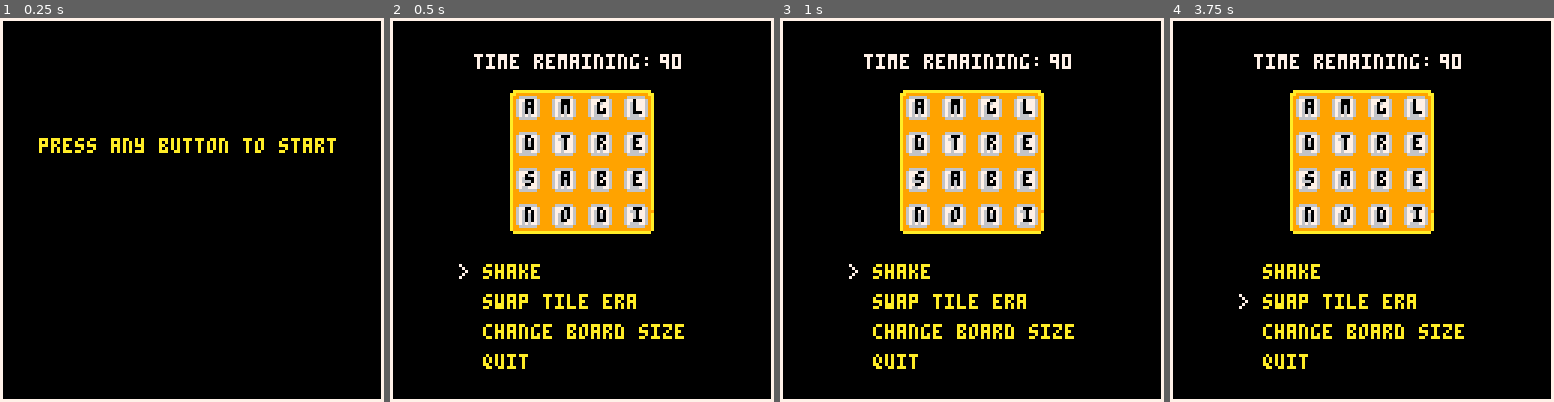
Above: before the commit, frames 1-4 (left to right).
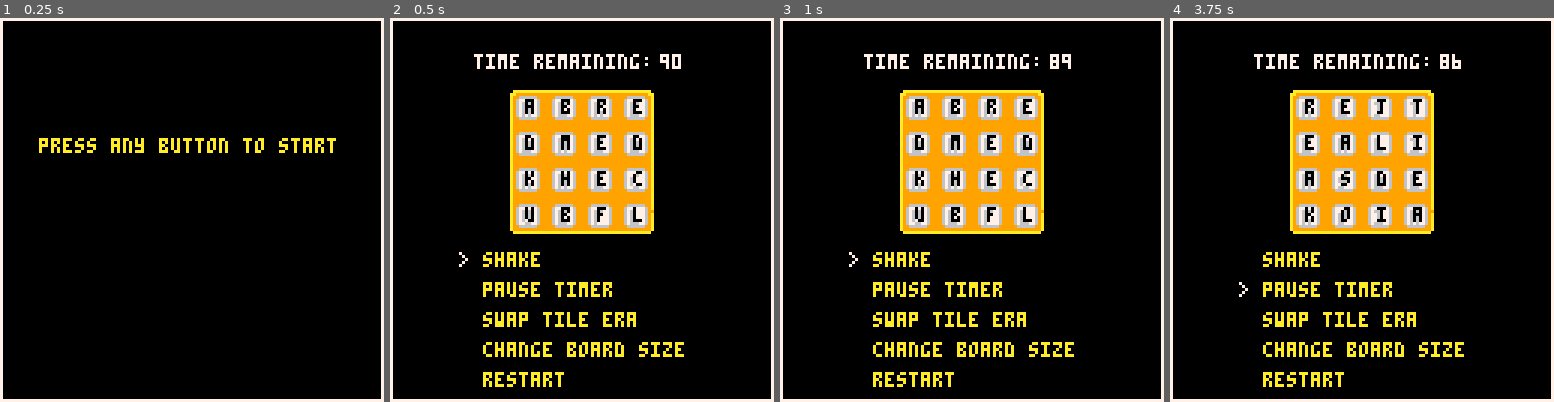
Above: after the commit, the same moments.

Repository: OscarDalby/poggle
Game: PICO-8 cartridge main.p8
Same seed, same stepped clock (60 frames per second), same inputs: the game is played once before the commit and once after it.
Inputs:
- Up to frame 1 (0.25 s): no input
- Up to frame 2 (0.5 s): tap X (X key) at 0.33 s
- Up to frame 3 (1 s): tap O (Z key) at 0.7 s
- Up to frame 4 (3.75 s): tap X (X key) at 1.07, 1.85, 2.97 s; hold Right 1.6-2.1 s; hold P2 Left 1.6-2.1 s; tap O (Z key) every 0.4 s from 1.7 to 3.7 s; hold Up 2.15-2.42 s; hold P2 Down 2.15-2.42 s; hold Right 2.47-3.03 s; hold P2 Left 2.47-3.03 s; hold Left 3.08-3.58 s; hold P2 Right 3.08-3.58 s; hold Down from 3.63 s (still down); hold P2 Up from 3.63 s (still down)

Frame 1 is identical in both runs. In frame 2, 5.2% of the frame differs, in the area x 17-77%, y 21-97%; in frame 3, 5.2%; in frame 4, 5.4%, in the area x 17-77%, y 9-97%.

Commit message:
shake/restart time/restart both

Diff:
--- a/main.p8
+++ b/main.p8
@@ -8,8 +8,11 @@
 -- state
 local game_running = false
 local start_menu = true
-local timer = 90
+local timer_counting = true
+local timer = (90*30)+10
 local cam={x=0,y=0}
+local current_tileset
+local tile_config={}
 
 
 local tiles_4x4_classic = {
@@ -49,102 +52,23 @@
     {2, 9, 6, 15, 18, 24}
 }
 
-
-local core = {
-    cursor_pos = 1,
-    action_options={"shake", "swap tile era", "change board size", "quit"},
-    action_option_function_mapping={"shake", "change_tileset", "change_board_size", "quit"},
-    action_option_map={},
-    action_timeout=2,
-    shake=function(self)
-    end,
-    change_tileset=function(self)
-    end,
-    change_board_size=function(self)
-    end,
-    quit=function(self)
-    end,
-    resume=function(self)
-        log("resumed")
-        start_menu = false
-        game_running = true
-    end,
-    draw_options=function(self)
-        local text_x = cam.x+(CONFIG.SCREEN_WIDTH - 64) / 2
-        local start_y=72
-        local step_y = 10
-        print(">",  text_x - 8, start_y+(self.cursor_pos*10), 7)
-        local i = 1
-        for option in all(self.action_options) do
-            print(option, text_x, start_y+(i*10), 10)
-            i+=1
-        end
-    end,
-    draw_timer=function(self)
-        local time_remaining_text = "time remaining:"
-        local start_x=28
-        local start_y=12
-        local color=7
-        print(time_remaining_text, start_x, start_y, color)
-        print(tostr(timer), start_x+2+(4*#time_remaining_text), start_y, color)
-    end,
-    draw=function(self)
-        if start_menu then
-            local text = "press any button to start"
-            spr(64,60,70)
-            print(text, cam.x+(CONFIG.SCREEN_WIDTH - #text * 4) / 2, 40, 10)
-        else
-            self:draw_options()
-            self:draw_timer()
-        end
-    end,
-    update=function(self)
-        if start_menu then return end
-        if btnp(2,1) then
-            local function_name = self.action_option_function_mapping[self.cursor_pos]
-            local function_to_call = self[function_name]
-            function_to_call(self)
-        end
-
-        if btnp(2) then
-            if self.cursor_pos > 1 then
-                self.cursor_pos -=1
-            end
-        end
-        if btnp(3) then
-            if self.cursor_pos < #self.action_options then
-                self.cursor_pos +=1
-            end
-        end
-    end
-}
-
-local ui = {
-  init=function(self)
-  end,
-  update=function(self)
-  end,
-  draw=function(self)
-  end
-}
-
-
-
-local board={
+board={
     tiles={},
-    tile_config={},
     rows=4,
     cols=4,
     cube_spr=1,
     board_offset_x=30,
     board_offset_y=14,
     shake=function(self)
-        for cube in all(self.tiles) do
-            add(self.tile_config, cube[flr(rnd(5) + 1)])
+        shuffle_arr(current_tileset)
+        tile_config={}
+        for cube in all(current_tileset) do
+            local new_cube_val=cube[flr(rnd(5) + 1)]
+            add(tile_config, new_cube_val)
         end
     end,
     init=function(self)
-        self.tiles=tiles_4x4_new
+        current_tileset=tiles_4x4_new
         self:shake()
     end,
     update=function(self)
@@ -155,7 +79,7 @@
         local shadow_color=6
         for j = 1, self.rows do
             for i = 1, self.cols do
-                local tile = self.tile_config[index]
+                local tile = tile_config[index]
                 spr(1,i*12 - 48+self.board_offset_x,j*12+self.board_offset_y,7,1,1)
                 print(alphabet(tile),(i*12)+2+self.board_offset_x,(j*12)+2+self.board_offset_y, shadow_color)
                 print(alphabet(tile),(i*12)+3+self.board_offset_x,(j*12)+1+self.board_offset_y, color)
@@ -223,6 +147,108 @@
 }
 
 
+local core = {
+    cursor_pos = 1,
+    action_options={"shake","pause timer", "swap tile era", "change board size", "restart"},
+    action_option_function_mapping={"shake","start_pause_timer", "change_tileset", "change_board_size", "restart"},
+    action_option_map={},
+    action_timeout=2,
+    shake=function(self)
+        board:shake()
+    end,
+    start_pause_timer=function(self)
+        if timer_counting then
+            timer_counting=false
+            self.action_options[2]="resume timer"
+        else
+            timer_counting=true
+            self.action_options[2]="pause timer"
+        end
+    end,
+    change_tileset=function(self)
+    end,
+    change_board_size=function(self)
+    end,
+    restart=function(self)
+        timer=(90*30)+10
+        board:shake()
+    end,
+    resume=function(self)
+        log("resumed")
+        start_menu = false
+        game_running = true
+    end,
+    draw_options=function(self)
+        local text_x = cam.x+(CONFIG.SCREEN_WIDTH - 64) / 2
+        local start_y=68
+        local step_y = 10
+        print(">",  text_x - 8, start_y+(self.cursor_pos*10), 7)
+        local i = 1
+        for option in all(self.action_options) do
+            print(option, text_x, start_y+(i*10), 10)
+            i+=1
+        end
+    end,
+    draw_timer=function(self)
+        local time_remaining_text = "time remaining:"
+        local start_x=28
+        local start_y=12
+        local color=7
+        print(time_remaining_text, start_x, start_y, color)
+        print(tostr(flr(timer/30)), start_x+2+(4*#time_remaining_text), start_y, color)
+    end,
+    draw=function(self)
+        if start_menu then
+            local text = "press any button to start"
+            spr(64,60,70)
+            print(text, cam.x+(CONFIG.SCREEN_WIDTH - #text * 4) / 2, 40, 10)
+        else
+            self:draw_options()
+            self:draw_timer()
+        end
+    end,
+    update=function(self)
+        if start_menu then return end
+
+        if timer_counting then
+            timer-=1
+        end
+
+        if btnp(2,1) then
+            local function_name = self.action_option_function_mapping[self.cursor_pos]
+            local function_to_call = self[function_name]
+            function_to_call(self)
+        end
+
+        if btnp(2) then
+            if self.cursor_pos > 1 then
+                self.cursor_pos -=1
+            end
+        end
+
+        if btnp(3) then
+            if self.cursor_pos < #self.action_options then
+                self.cursor_pos +=1
+            end
+        end
+
+    end
+}
+
+local ui = {
+  init=function(self)
+  end,
+  update=function(self)
+  end,
+  draw=function(self)
+  end
+}
+…(6 lines of a section not shown)…
 
 function draw_map()
     map(0,0)
--- a/utils.p8
+++ b/utils.p8
@@ -67,6 +67,13 @@
 
 -- log end
 
+local function shuffle_arr(arr)
+    for i = #arr, 2, -1 do
+      local j = flr(rnd(i)) + 1
+      arr[i], arr[j] = arr[j], arr[i]
+    end
+  end
+
 local function alphabet(n)
     local letters = "abcdefghijklmnopqrstuvwxyz"
     local output = letters[n]
